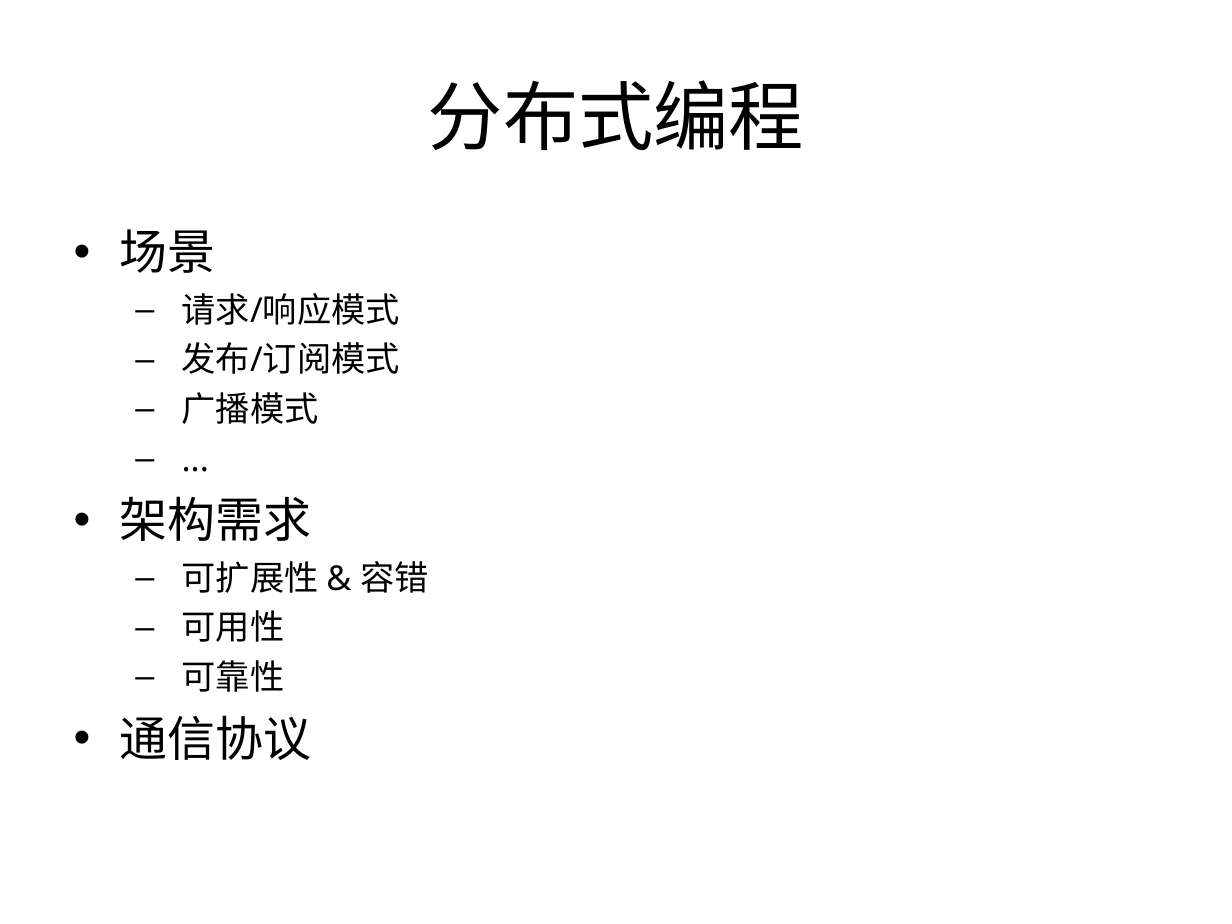
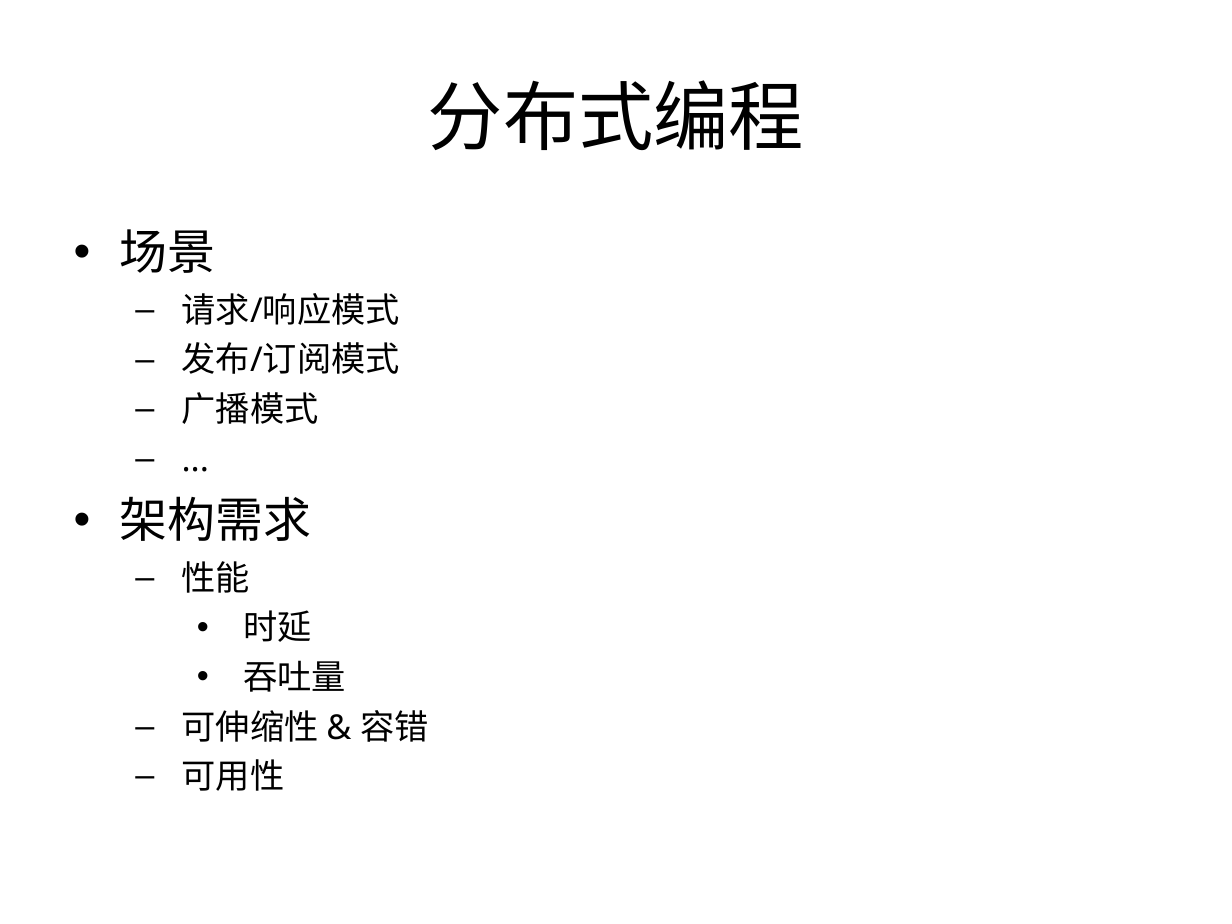
Before and after one commit to proxyio/xio, a slide deck: slide 11 of docs/PROXYIO.ppt (slide 8 before the commit). Drawn at 1232x924 pixels with LibreOffice and Linux fonts; fonts in the diff are those of the drawing. Boxes give left, top, right and bottom in pixels: in the first picture for what was removed or moved away, otherwise in the second. Text is boxed around its words. In the diff, an @@ line names an element or a change of style, - is before the commit and + after.

```diff
--- a/docs/PROXYIO.ppt
+++ b/docs/PROXYIO.ppt
@@ text at (182,561,428,742): text changed @@
-  – 可扩展性 & 容错
+  – 性能
+    • 时延
+    • 吞吐量
+  – 可伸缩性 & 容错
@@ text at (120,660,311,760): paragraphs removed @@
-  – 可靠性
-• 通信协议
```
Also in this commit, not shown: 11 other slides changed, 12 slides added.
